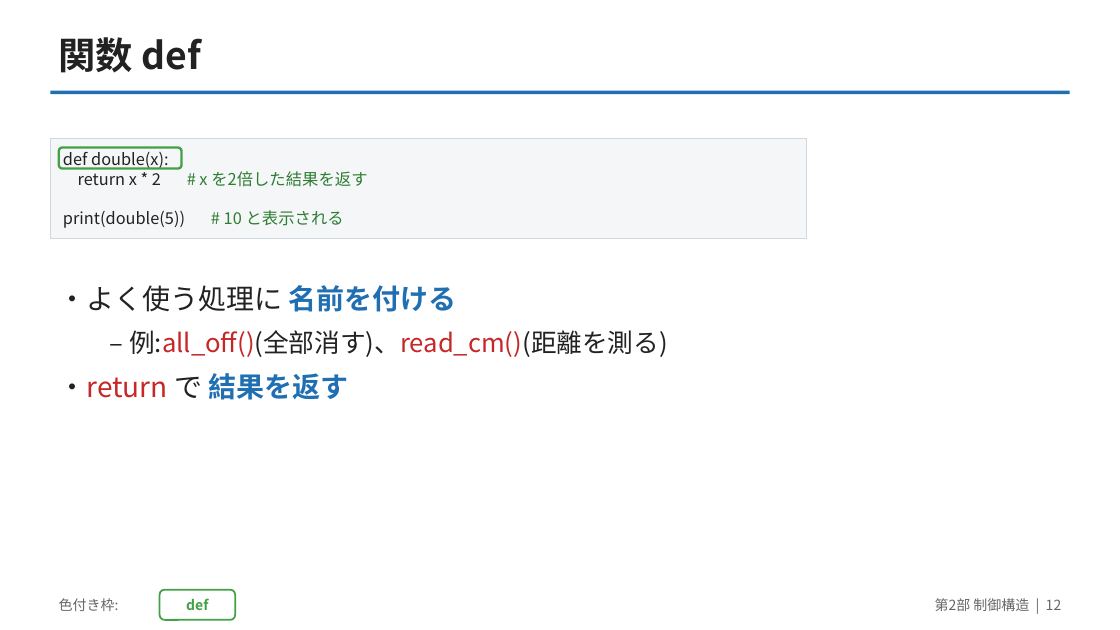
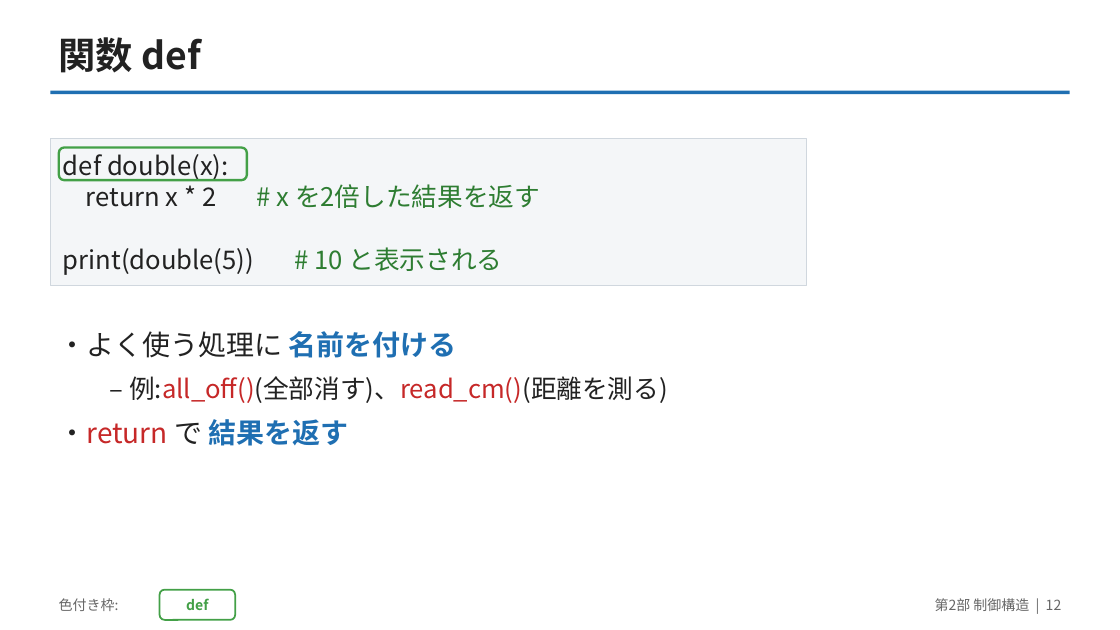
Before and after one commit to yuracode/isiot, a slide deck: slide 12 of slides/pico_sensor_intro.pptx. Drawn at 1120x630 pixels with LibreOffice and Linux fonts; fonts in the diff are those of the drawing. Boxes give left, top, right and bottom in pixels: in the first picture for what was removed or moved away, otherwise in the second. Text is boxed around its words. In the diff, an @@ line names an element or a change of style, - is before the commit and + after.

```diff
--- a/slides/pico_sensor_intro.pptx
+++ b/slides/pico_sensor_intro.pptx
@@ text "def double(x):" at bbox=[63, 148, 540, 275]: size 14 to 22 pt; line spacing 17pt to 27pt @@
@@ rectangle: place and size @@
-rectangle at bbox=[50, 139, 807, 239]
+rectangle at bbox=[50, 139, 807, 286]
@@ rounded rectangle: place and size @@
-rounded rectangle at bbox=[59, 148, 181, 169]
+rounded rectangle at bbox=[59, 148, 247, 181]
@@ text "・よく使う処理に 名前を付ける": place and size @@
-text "・よく使う処理に 名前を付ける" at bbox=[59, 285, 667, 400]
+text "・よく使う処理に 名前を付ける" at bbox=[59, 331, 667, 446]
```
Also in this commit, not shown: 7 other slides changed, 2 other files.
